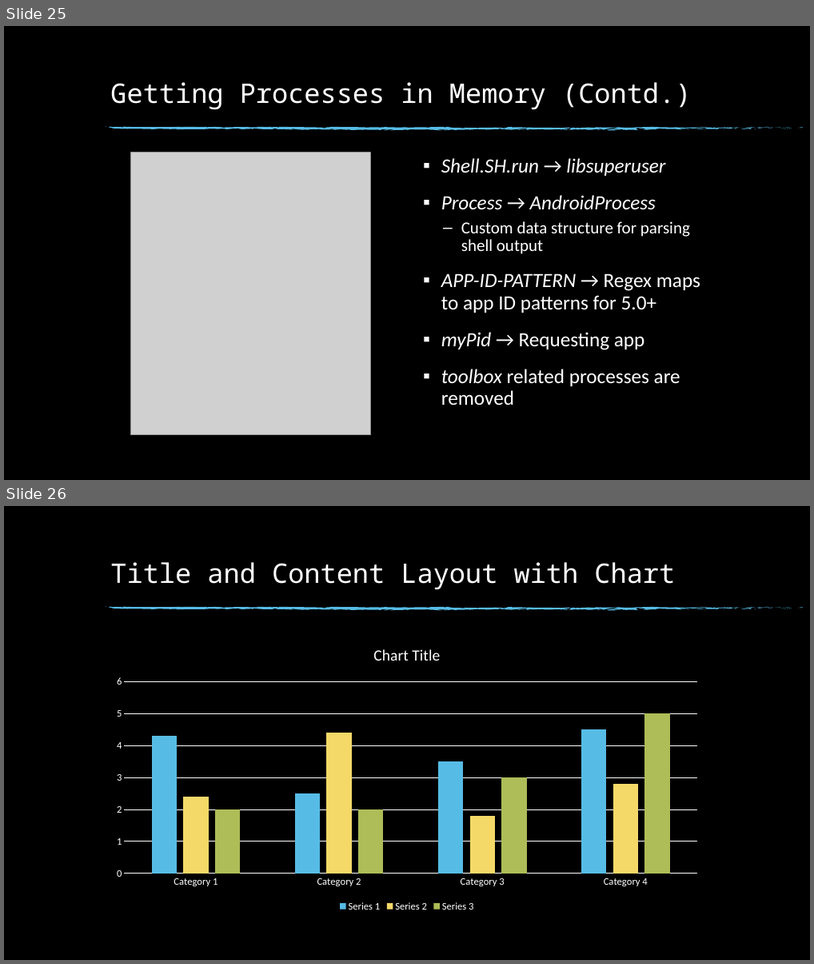
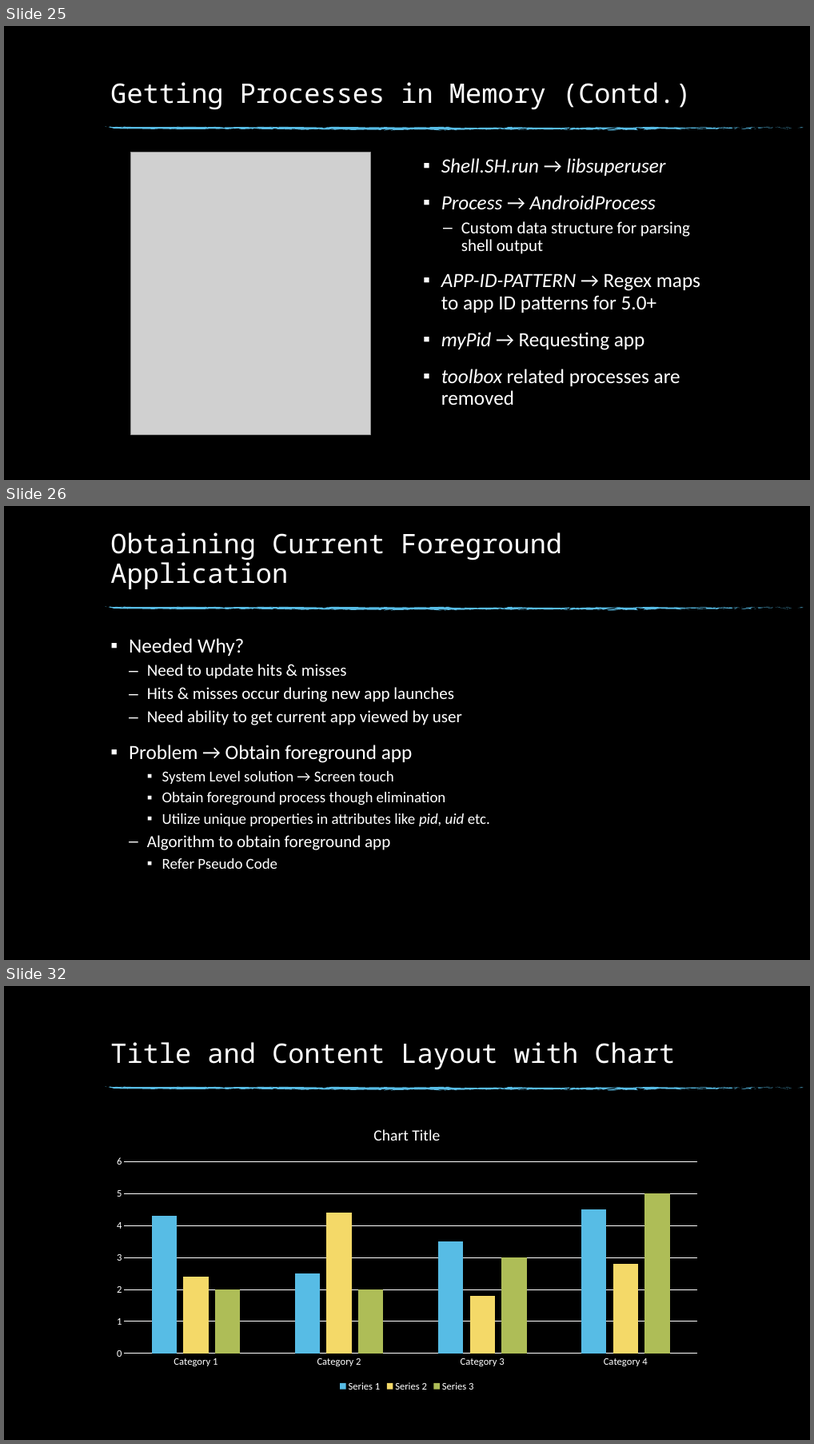
Before and after one commit to Buzz-Lightyear/ThesisDocuments, a slide deck: Thesis Presentation.pptx. Shown one above the other, each under a label of ours: slides 25 and 26 before the commit, slides 25, 26 and 32 after it; the slides between them are not shown. The pictures are 814x964 and 814x1444 pixels, drawn with LibreOffice and Linux fonts; fonts in the diff are those of the drawing; grey boxes stand for pictures; background and template pictures are left out. Boxes give left, top, right and bottom in pixels: in the first picture for what was removed or moved away, otherwise in the second. Text is boxed around its words. In the diff, an @@ line names an element or a change of style, - is before the commit and + after.

```diff
--- a/Thesis Presentation.pptx
+++ b/Thesis Presentation.pptx
@@ slide 26 added at (4,506,810,960), background picture (left out); not listed: 74 template elements that a slide beside it also shows @@
@@ title added at (110,532,562,589), 32 pt, text #FFFFFF @@
+Obtaining Current Foreground Application
@@ text added at (129,638,490,868), 18 pt, text #FFFFFF @@
+▪ Needed Why?
+  – Need to update hits & misses
+  – Hits & misses occur during new app launches
+  – Need ability to get current app viewed by user
+▪ Problem → Obtain foreground app
+    ▪ System Level solution → Screen touch
+    ▪ Obtain foreground process though elimination
+    ▪ Utilize unique properties in attributes like pid, uid etc.
+  – Algorithm to obtain foreground app
+    ▪ Refer Pseudo Code
@@ what was slide 26 is now slide 32 @@
```
Also in this commit, not shown: 1 slide changed, 5 other slides added, 3 other files.
